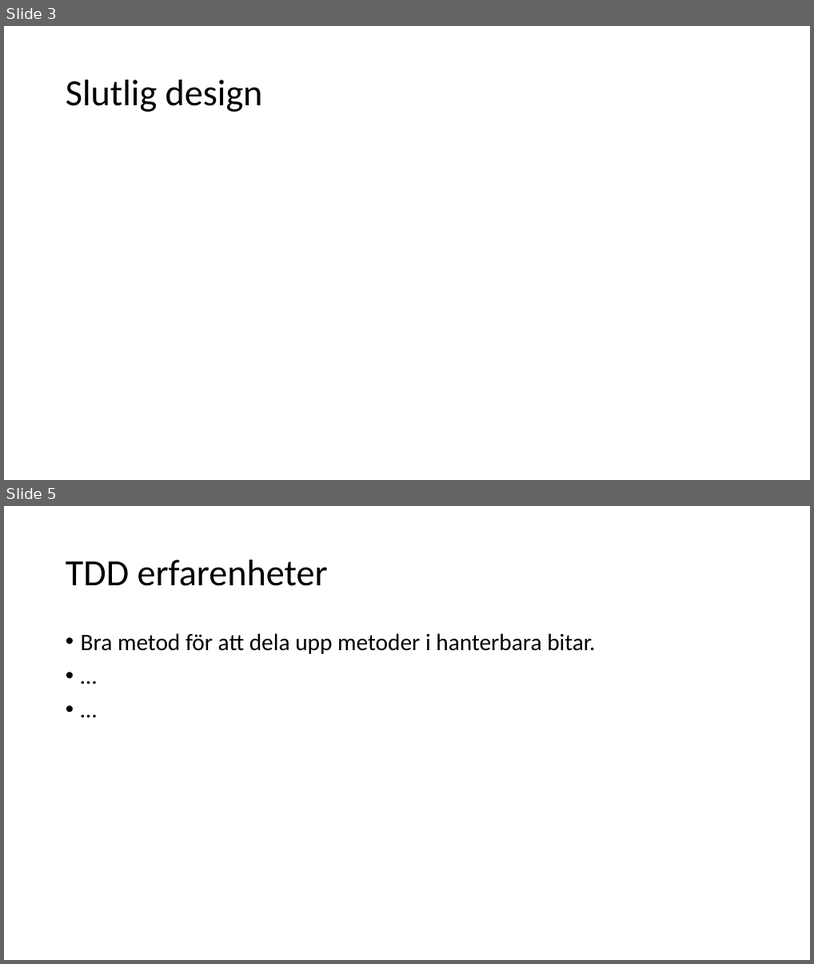
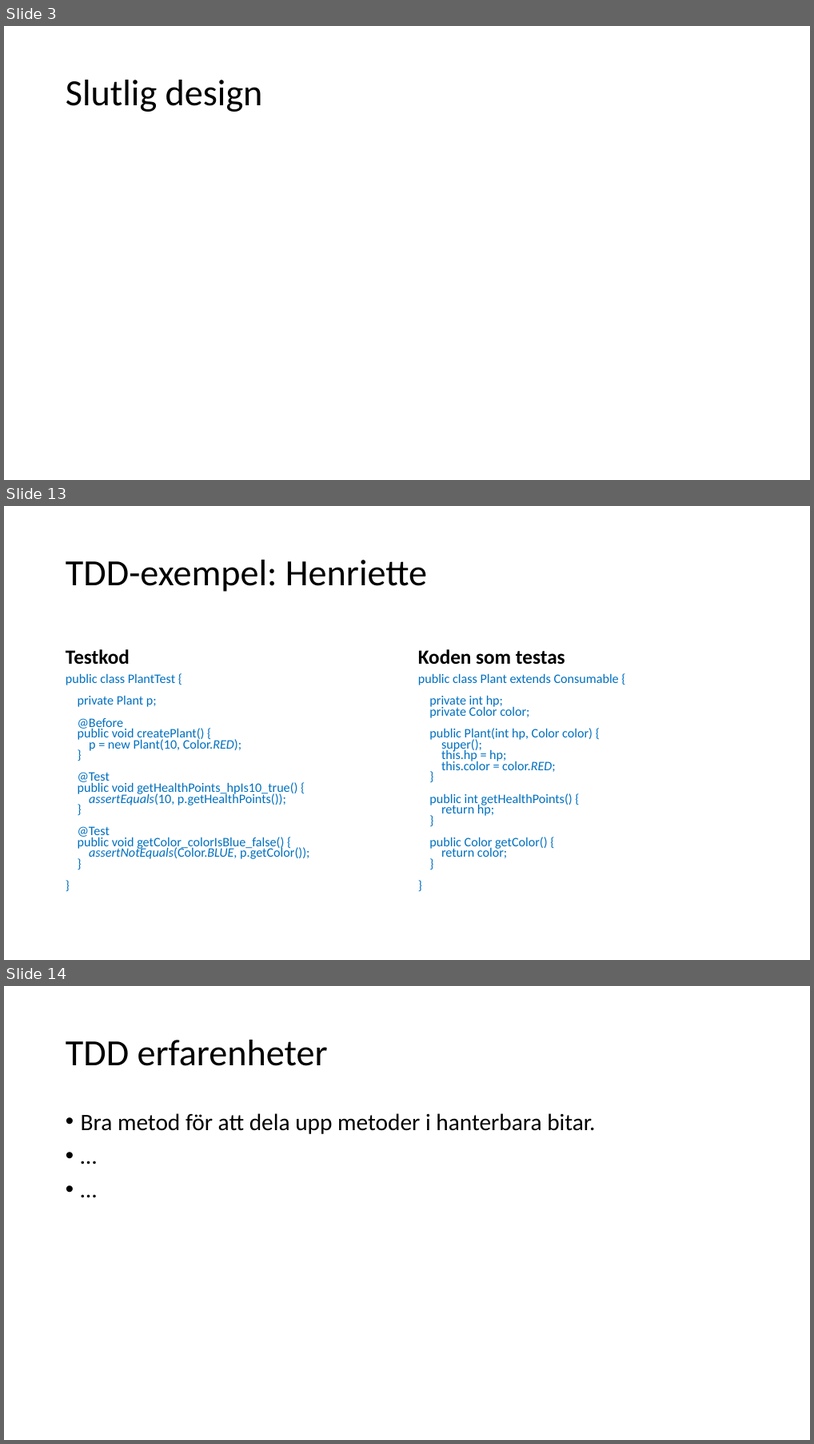
Before and after one commit to hampusidstam/InteGame, a slide deck: docs/Slutredovisning_grp5_v2.pptx. Shown one above the other, each under a label of ours: slides 3 and 5 before the commit, slides 3, 13 and 14 after it; the slides between them are not shown. The pictures are 814x964 and 814x1444 pixels, drawn with LibreOffice and Linux fonts; fonts in the diff are those of the drawing. Boxes give left, top, right and bottom in pixels: in the first picture for what was removed or moved away, otherwise in the second. Text is boxed around its words. In the diff, an @@ line names an element or a change of style, - is before the commit and + after.

Commit message:
Added test and method: increaseHealthPoints

```diff
--- a/docs/Slutredovisning_grp5_v2.pptx
+++ b/docs/Slutredovisning_grp5_v2.pptx
@@ slide 13 added at <box>4,506,810,960</box>, background #FFFFFF @@
@@ title added at <box>66,560,427,592</box>, 44 pt, text #000000 @@
+TDD-exempel: Henriette
@@ text added at <box>66,649,130,664</box>, 24 pt, text #000000, bold @@
+Testkod
@@ text added at <box>418,649,566,664</box>, 24 pt, text #000000, bold @@
+Koden som testas
@@ text added at <box>66,673,310,859</box>, 15.4 pt, text #0070C0 @@
+public class PlantTest {
+private Plant p;
+@Before
+public void createPlant() {
+p = new Plant(10, Color.RED);
+}
+@Test
+public void getHealthPoints_hpIs10_true() {
+assertEquals(10, p.getHealthPoints());
+}
+@Test
+public void getColor_colorIsBlue_false() {
+assertNotEquals(Color.BLUE, p.getColor());
+}
+}
@@ text added at <box>418,673,619,858</box>, 15.4 pt, text #0070C0 @@
+public class Plant extends Consumable {
+private int hp;
+private Color color;
+public Plant(int hp, Color color) {
+super();
+this.hp = hp;
+this.color = color.RED;
+}
+public int getHealthPoints() {
+return hp;
+}
+public Color getColor() {
+return color;
+}
+}
@@ what was slide 5 is now slide 14 @@
```
Also in this commit, not shown: 1 slide changed, 8 other slides added, 4 other files.
